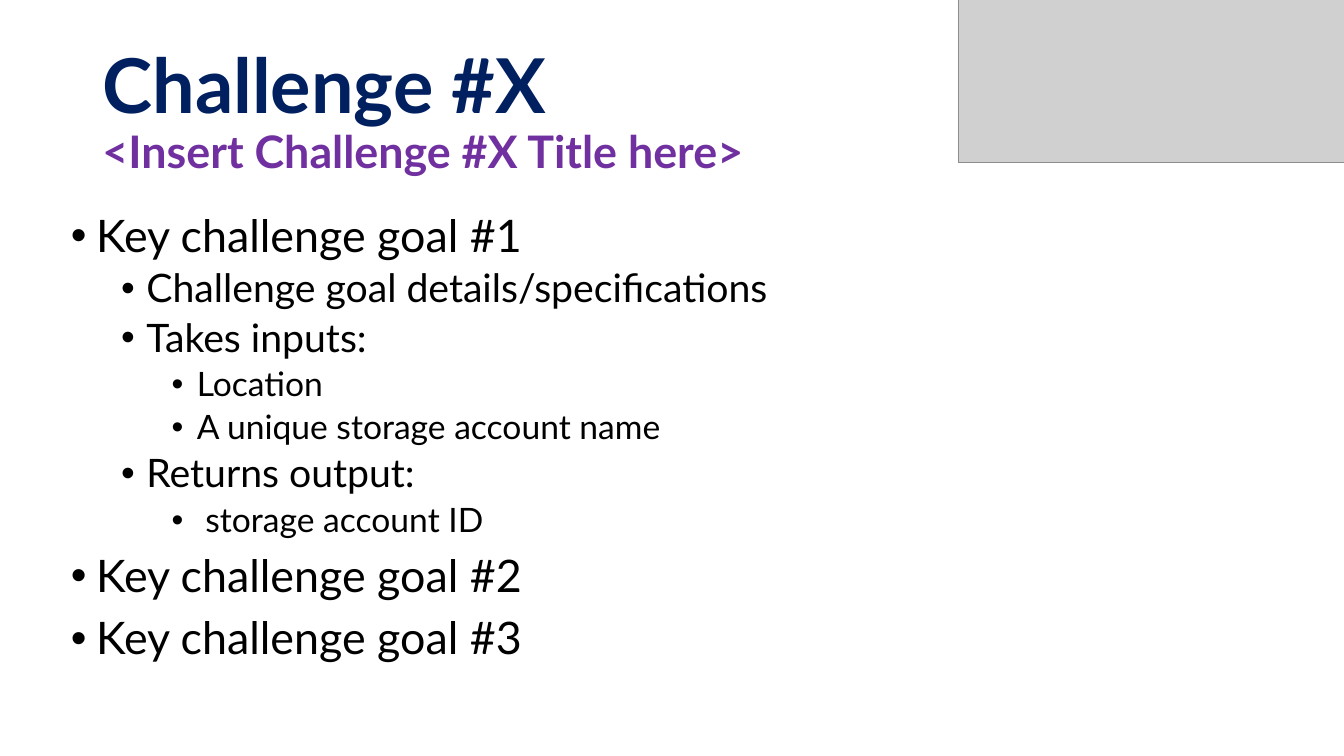
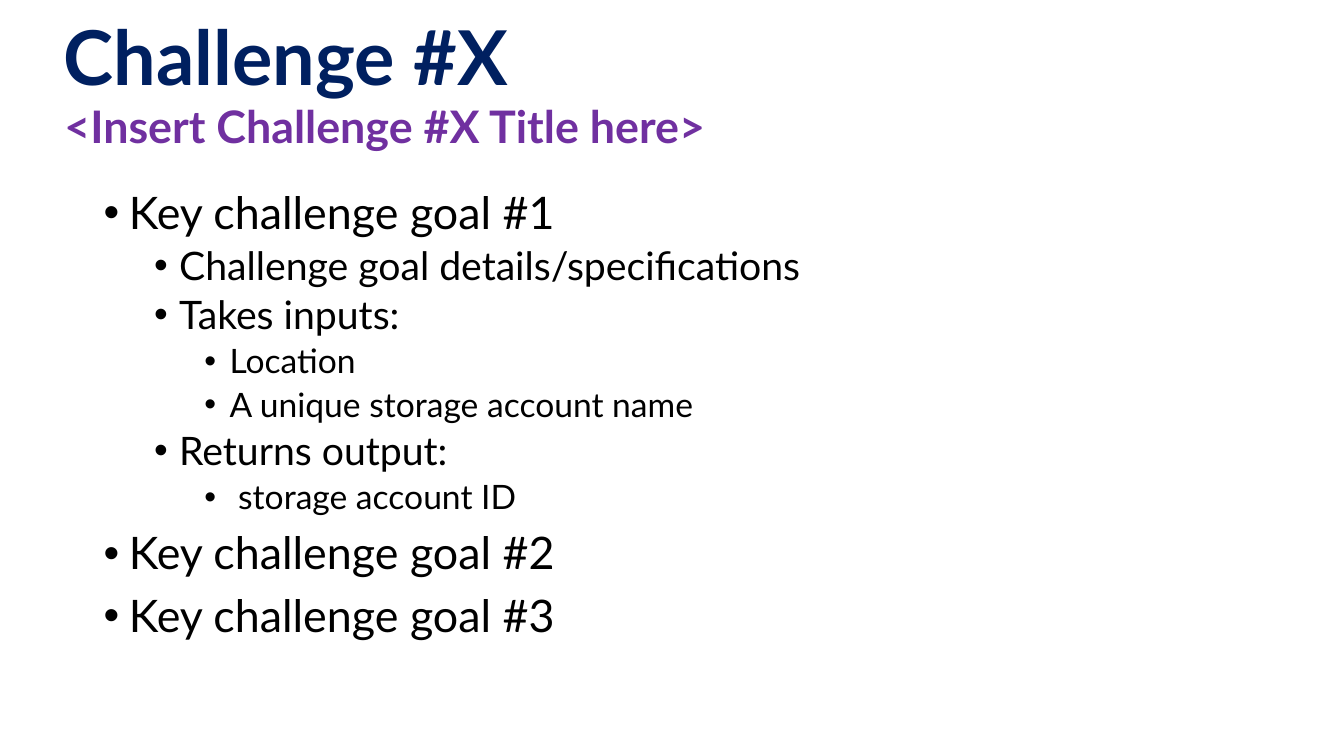
Before and after one commit to microsoft/WhatTheHack, a slide deck: slide 12 of 000-HowToHack/WTH-Lectures-Template.pptx. Drawn at 1344x756 pixels with LibreOffice and Linux fonts; fonts in the diff are those of the drawing; grey boxes stand for pictures; background and template pictures are left out. Boxes give left, top, right and bottom in pixels: in the first picture for what was removed or moved away, otherwise in the second. Text is boxed around its words. In the diff, an @@ line names an element or a change of style, - is before the commit and + after.

```diff
--- a/000-HowToHack/WTH-Lectures-Template.pptx
+++ b/000-HowToHack/WTH-Lectures-Template.pptx
@@ title "Challenge #X" at (64,28,507,99): vertical alignment middle to bottom @@
@@ title at (64,28,507,99): text changed; size 32 to 54 pt; text colour #7030A0 to #002060 @@
-Challenge #X
-<Insert Challenge #X Title here>
+Challenge #X
@@ picture removed at (959,0,1344,162) @@
@@ text added at (64,109,705,151), 32 pt, text #7030A0, bold @@
+<Insert Challenge #X Title here>
@@ text "Key challenge goal #1": place and size @@
-text "Key challenge goal #1" at (96,219,768,663)
+text "Key challenge goal #1" at (129,196,800,641)
```
Also in this commit, not shown: 11 other slides changed.
